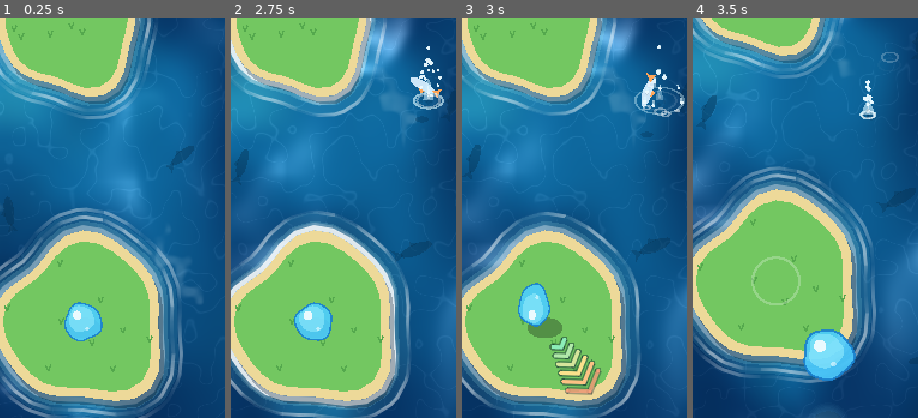
Above: before the commit, frames 1-4 (left to right).
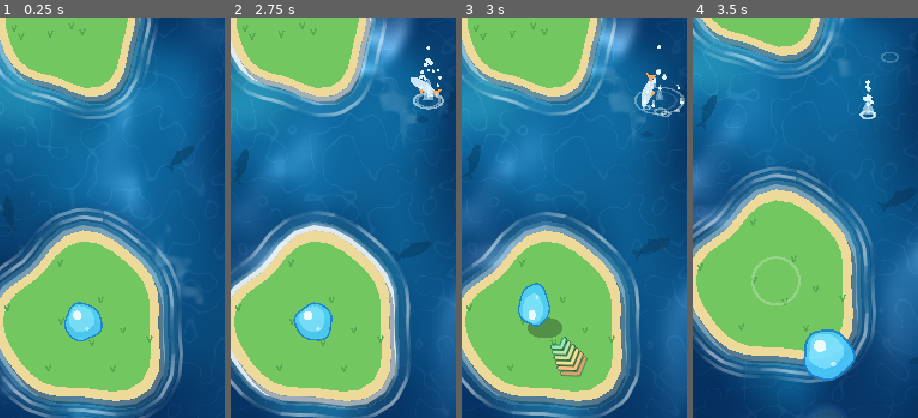
Above: after the commit, the same moments.

Repository: msagimbekov/ggjumps
Game: Godot game, scene res://scenes/main.tscn
Same seed, same stepped clock (60 frames per second), same inputs: the game is played once before the commit and once after it.
Inputs (mouse positions are % of the whole screen's width and height, from its top left):
- Up to frame 1 (0.25 s): no input
- Up to frame 2 (2.75 s): move the mouse to (72, 45) at 0.52 s; click (72, 45) at 0.67 s; drag from (30, 55) to (45, 70) at 1.27 s; move the mouse to (60, 28) at 2.02 s; click (60, 28) at 2.17 s
- Up to frame 3 (3 s): drag from (45, 70) to (20, 35) at 2.77 s
- Up to frame 4 (3.5 s): no input
The pictures show only the part of the screen within x 32-82%, y 32-82%; the shares and areas given below are measured in that part.

Frames 1-2 are identical in both runs. In frame 3, 1.8% of the frame differs, in the area x 38-63%, y 79-95%; in frame 4, nothing differs.

Commit message:
Power gauge: thinner chevrons, more compact stack
Co-Authored-By: Claude Sonnet 5.5 <noreply@anthropic.com>

Diff:
--- a/scripts/fx.gd
+++ b/scripts/fx.gd
@@ -4,9 +4,9 @@
 
 const GRAVITY := 900.0
 const ARC_COUNT := 7
-const ARC_WIDTH := 3.5
+const ARC_WIDTH := 2.5
 ## All the drag arcs together are at most two bubble diameters wide.
-const ARC_BAND := Bubble.R * 3.6
+const ARC_BAND := Bubble.R * 2.2
 
 ## Quarter circles around the bubble towards the jump direction; more drag, more arcs.
 var arcs_on := false
@@ -117,9 +117,9 @@
 		var w2 := tip - dir * lat * 0.7 - dir.orthogonal() * lat
 		var pts := PackedVector2Array([w1, tip, w2])
 		var tone := _tone(float(k) / (ARC_COUNT - 1))
-		draw_polyline(pts, Color(0, 0.08, 0.16, 0.4 * a), ARC_WIDTH + 4.0, true)
+		draw_polyline(pts, Color(0, 0.08, 0.16, 0.4 * a), ARC_WIDTH + 3.0, true)
 		for q in pts:
-			draw_circle(q, (ARC_WIDTH + 4.0) * 0.5, Color(0, 0.08, 0.16, 0.4 * a))
+			draw_circle(q, (ARC_WIDTH + 3.0) * 0.5, Color(0, 0.08, 0.16, 0.4 * a))
 		draw_polyline(pts, Color(tone.r, tone.g, tone.b, a), ARC_WIDTH, true)
 		for q in pts:
 			draw_circle(q, ARC_WIDTH * 0.5, Color(tone.r, tone.g, tone.b, a))
